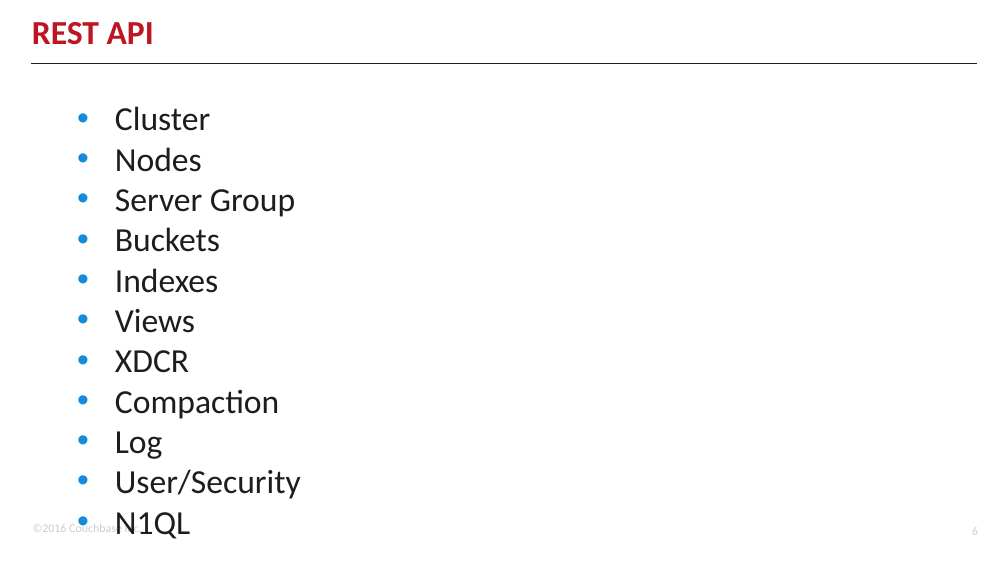
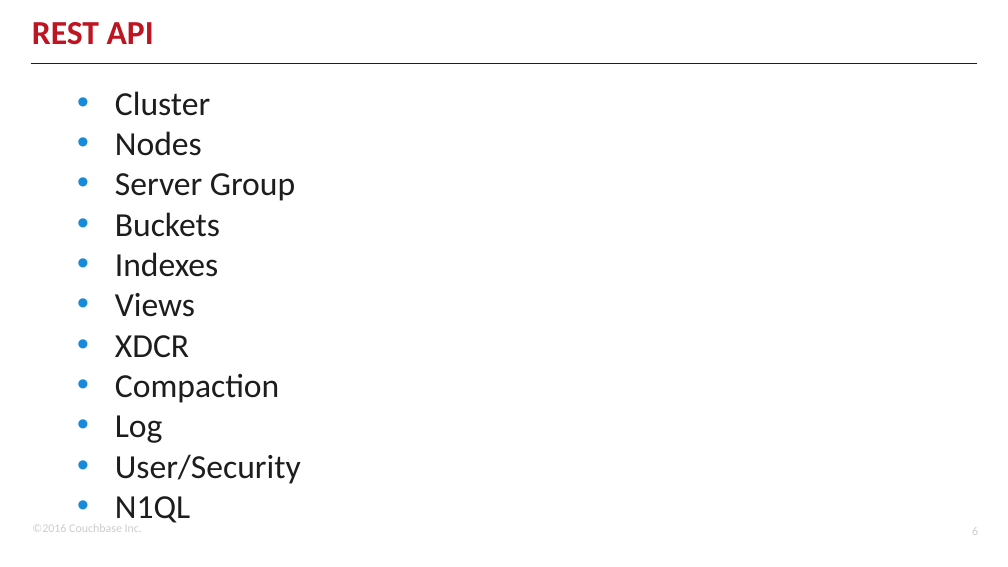
Before and after one commit to subalakr/workshop, a slide deck: slide 6 of connect2016/developer/02/02.pptx. Drawn at 1008x567 pixels with LibreOffice and Linux fonts; fonts in the diff are those of the drawing; background and template pictures are left out. Boxes give left, top, right and bottom in pixels: in the first picture for what was removed or moved away, otherwise in the second. Text is boxed around its words. In the diff, an @@ line names an element or a change of style, - is before the commit and + after.

```diff
--- a/connect2016/developer/02/02.pptx
+++ b/connect2016/developer/02/02.pptx
@@ text "Cluster": place and size @@
-text "Cluster" at <box>115,106,301,539</box>
+text "Cluster" at <box>115,91,301,523</box>
```
Also in this commit, not shown: 3 other slides changed.
